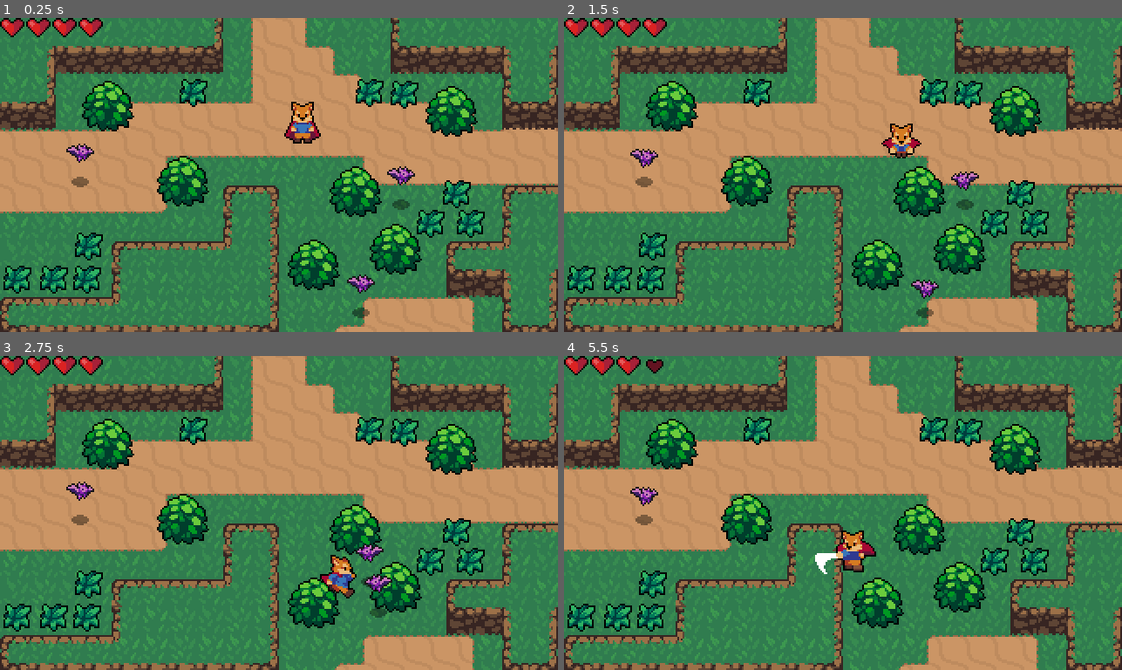
Above: before the commit, frames 1-4 (two rows, left to right).
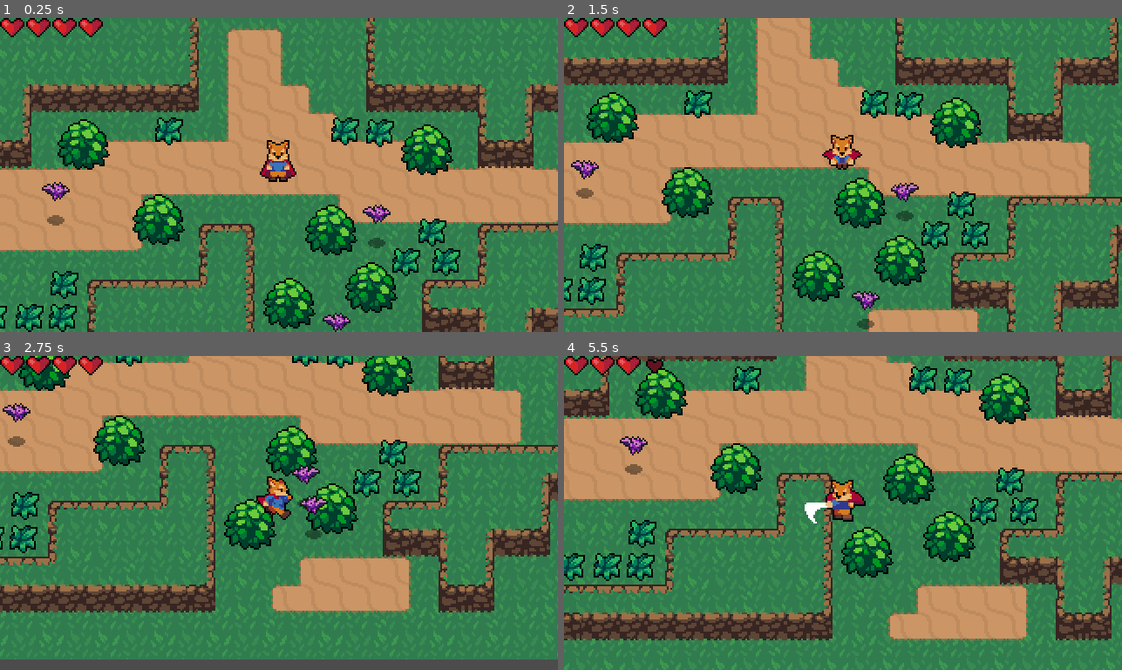
Above: after the commit, the same moments.

Repository: ngn999/Action-RPG
Game: Godot game, scene res://World.tscn
The game is run twice, just before and just after one commit, with the same random seed, the same clock (stepped at 60 frames per second) and the same inputs.
Inputs:
- Up to frame 1 (0.25 s): no input
- Up to frame 2 (1.5 s): hold Right (ui_right) 0.53-1.28 s; tap J (attack) at 0.6 s; hold Down (ui_down) from 1.28 s (still down); tap K (roll) at 1.35 s
- Up to frame 3 (2.75 s): release Down (ui_down) at 2.03 s; hold Right (ui_right) from 2.03 s (still down); tap J (attack) at 2.1 s
- Up to frame 4 (5.5 s): release Right (ui_right) at 2.78 s; hold Up (ui_up) 2.78-3.53 s; tap K (roll) at 2.85, 4.35 s; hold Left (ui_left) 3.53-5.03 s; tap J (attack) at 3.6, 5.1 s; hold Down (ui_down) from 5.03 s (still down)

The runs differ from the first frame. In frame 1, 61% of the frame differs, in the area x 0-100%, y 0-100%; in frame 2, 55%; in frame 3, 71%; in frame 4, 67%.

Commit message:
P20 camera + CanvasLayer + RemoteTransfer2D
* camera must set to current

Diff:
--- a/World.tscn
+++ b/World.tscn
@@ -483,15 +483,13 @@
 } ]
 0/z_index = 0
 
-[sub_resource type="AnimationNodeStateMachinePlayback" id=50]
-
 [node name="World" type="Node2D"]
 
-[node name="Sprite" type="Sprite" parent="."]
+[node name="BackGround" type="Sprite" parent="."]
 position = Vector2( 160, 90 )
 texture = ExtResource( 3 )
 region_enabled = true
-region_rect = Rect2( 0, 0, 320, 180 )
+region_rect = Rect2( 0, -65.848, 525.066, 258 )
 
 [node name="DirtPathTileMap" type="TileMap" parent="."]
 tile_set = SubResource( 1 )
@@ -506,13 +504,17 @@
 format = 1
 tile_data = PoolIntArray( -1, 0, 0, -65536, 0, 1, -65535, 0, 1, -65534, 0, 1, -65533, 0, 2, -65529, 0, 0, -65528, 0, 1, …(491 unchanged characters)…
 
+[node name="Camera2D" type="Camera2D" parent="."]
+position = Vector2( 174, 68 )
+current = true
+
 [node name="YSort" type="YSort" parent="."]
 
 [node name="Player" parent="YSort" instance=ExtResource( 2 )]
 position = Vector2( 174, 68 )
 
-[node name="AnimationTree" parent="YSort/Player" index="3"]
-parameters/playback = SubResource( 50 )
+[node name="RemoteTransform2D" type="RemoteTransform2D" parent="YSort/Player"]
+remote_path = NodePath("../../../Camera2D")
 
 [node name="Bushes" type="YSort" parent="YSort"]
 
@@ -575,8 +577,6 @@
 [node name="Bat3" parent="YSort" instance=ExtResource( 7 )]
 position = Vector2( 207, 169 )
 
-[node name="HealthUI" parent="." instance=ExtResource( 8 )]
-
-[editable path="YSort/Player"]
-[editable path="YSort/Player/HitboxPivot/SwordHitbox"]
-[editable path="YSort/Player/Hurtbox"]
+[node name="CanvasLayer" type="CanvasLayer" parent="."]
+
+[node name="HealthUI" parent="CanvasLayer" instance=ExtResource( 8 )]
Not shown: 1 places in World.tscn that only renumber resources
